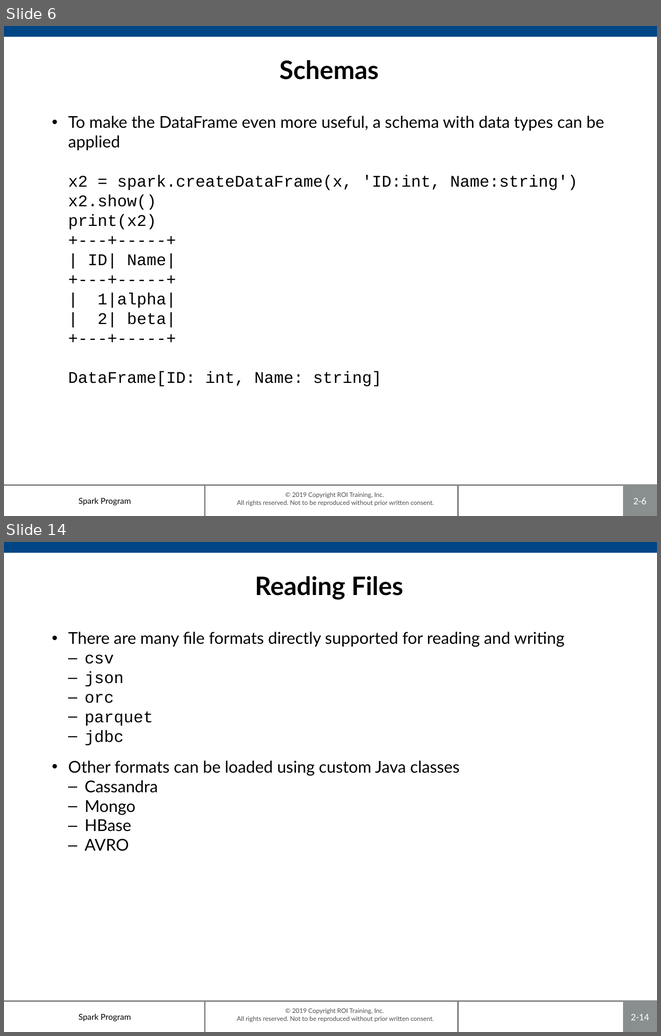
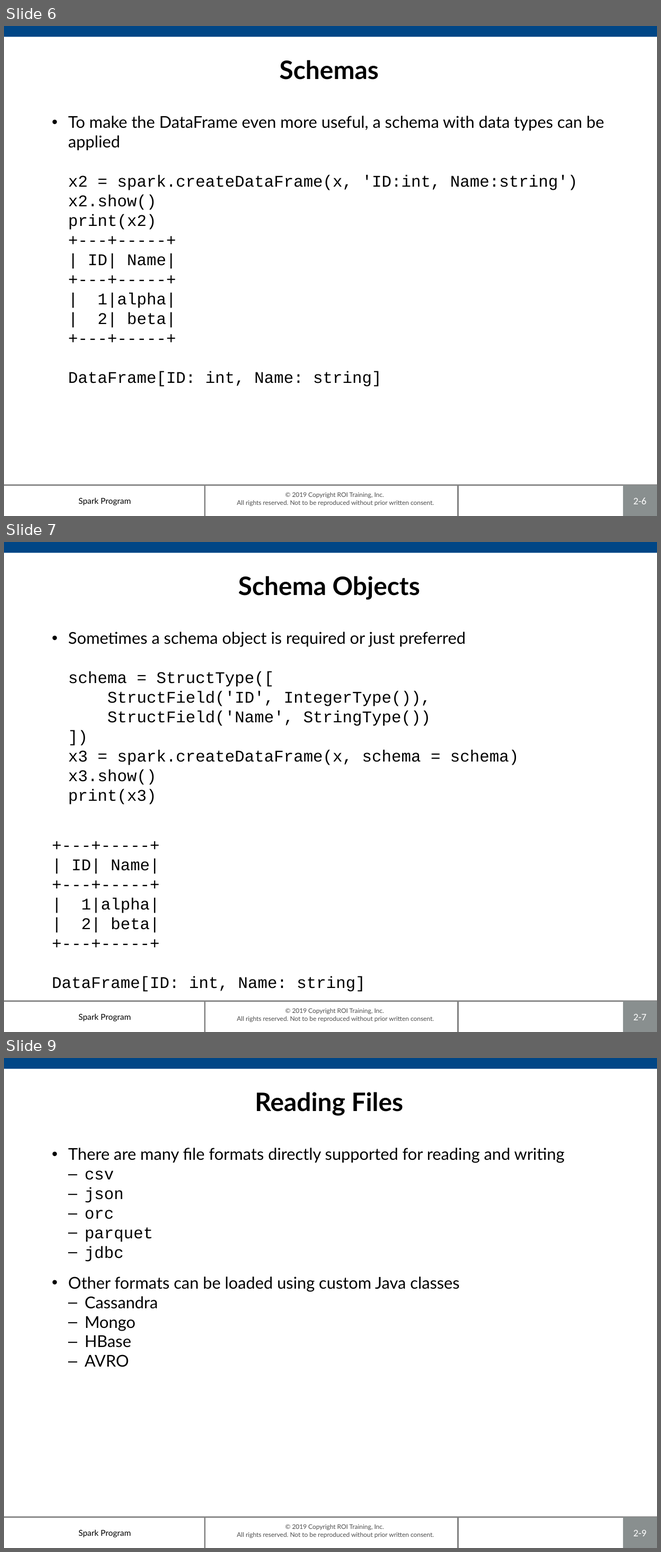
Before and after one commit to roitraining/SparkProgram, a slide deck: Day2/Day2_DataFrames.pptx. Shown one above the other, each under a label of ours: slides 6 and 14 before the commit, slides 6, 7 and 9 after it; the slides between them are not shown. The pictures are 661x1036 and 661x1552 pixels, drawn with LibreOffice and Linux fonts; fonts in the diff are those of the drawing; background and template pictures are left out. Boxes give left, top, right and bottom in pixels: in the first picture for what was removed or moved away, otherwise in the second. Text is boxed around its words. In the diff, an @@ line names an element or a change of style, - is before the commit and + after.

```diff
--- a/Day2/Day2_DataFrames.pptx
+++ b/Day2/Day2_DataFrames.pptx
@@ slide 7 added at bbox=[4, 542, 657, 1032], background #FFFFFF; not listed: 7 template elements that a slide beside it also shows @@
@@ title added at bbox=[238, 576, 420, 600], 28 pt, text #000000, bold @@
+Schema Objects
@@ text added at bbox=[52, 632, 519, 991], 18 pt, text #000000 @@
+• Sometimes a schema object is required or just preferred
+  schema = StructType([
+  StructField('ID', IntegerType()),
+  StructField('Name', StringType())
+  ])
+  x3 = spark.createDataFrame(x, schema = schema)
+  x3.show()
+  print(x3)
++---+-----+
+| ID| Name|
++---+-----+
+| 1|alpha|
+| 2| beta|
++---+-----+
+DataFrame[ID: int, Name: string]
@@ what was slide 14 is now slide 9 @@
@@ page number at bbox=[633, 1530, 646, 1536]: text changed @@
-2-14
+2-9
```
Also in this commit, not shown: 5 slides changed, 1 other slide added, 1 slide removed, 1 other file.
